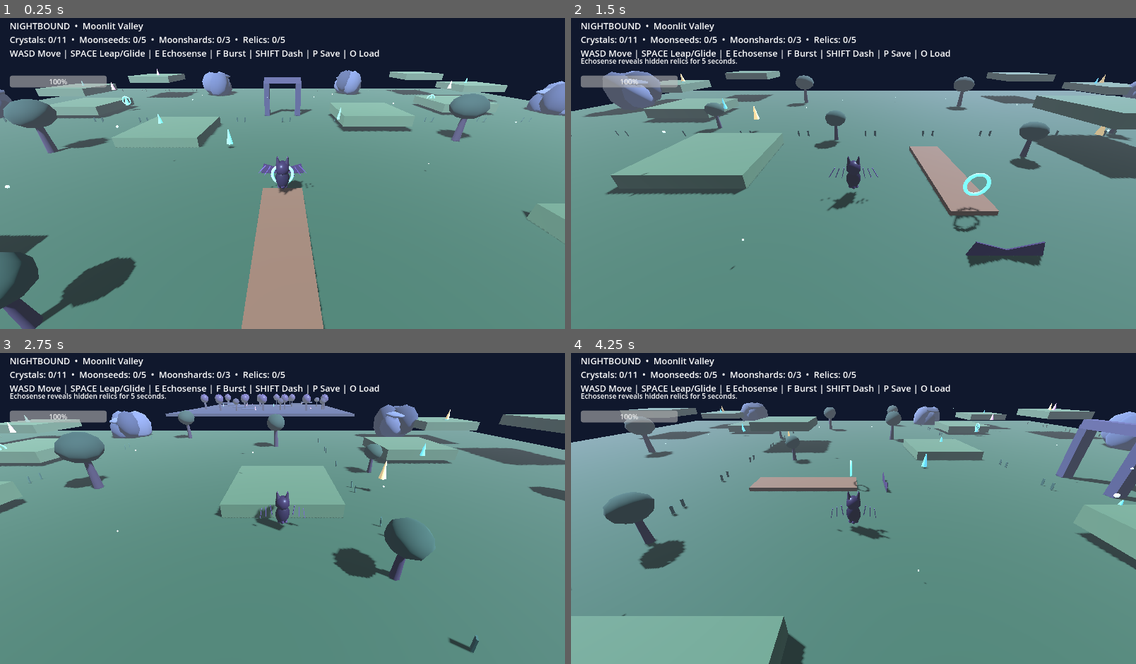
Above: before the commit, frames 1-4 (two rows, left to right).
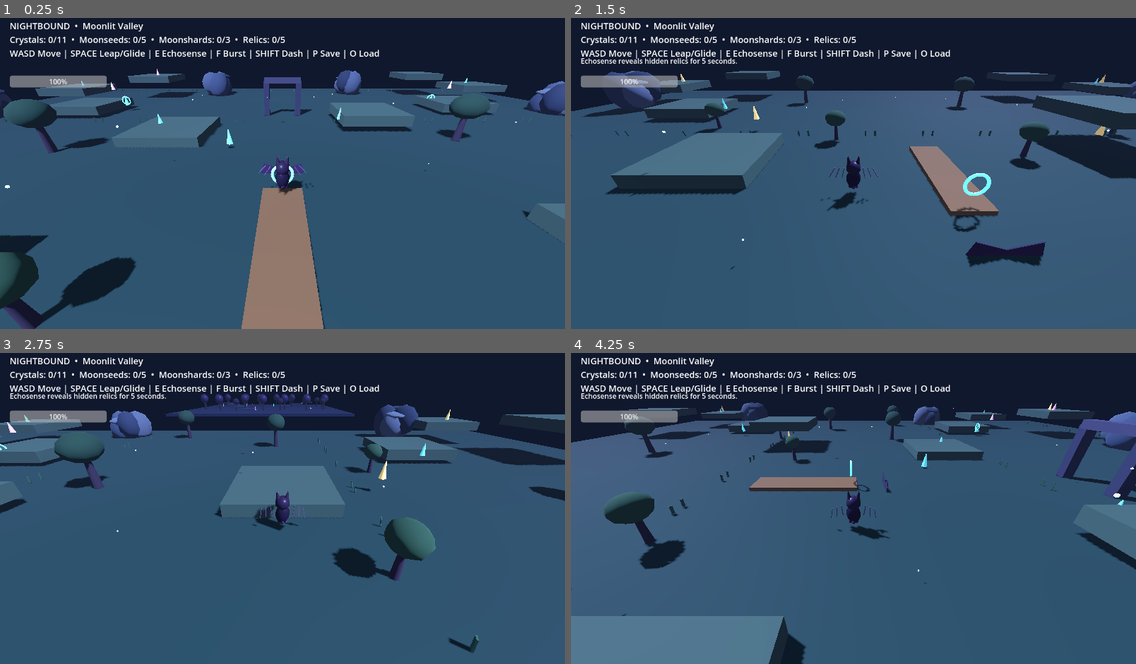
Above: after the commit, the same moments.

Repository: Dynamon91/nightbound
Game: Godot game, scene res://scenes/main.tscn
The game is run twice, just before and just after one commit, with the same random seed, the same clock (stepped at 60 frames per second) and the same inputs.
Inputs:
- Up to frame 1 (0.25 s): no input
- Up to frame 2 (1.5 s): hold D (move_right) 0.53-1.28 s; tap F (burst) at 0.6 s; tap Space (jump) at 0.77 s; hold S (move_back) from 1.28 s (still down); tap E (echosense) at 1.35 s
- Up to frame 3 (2.75 s): tap Space (jump) at 1.52 s; release S (move_back) at 2.03 s; hold D (move_right) from 2.03 s (still down); tap Shift (shadow_dash) at 2.1 s
- Up to frame 4 (4.25 s): release D (move_right) at 2.78 s; hold W (move_forward) 2.78-3.53 s; tap F (burst) at 2.85 s; tap Space (jump) at 3.02, 3.77 s; hold A (move_left) from 3.53 s (still down); tap E (echosense) at 3.6 s

The runs differ from the first frame. In frame 1, 74% of the frame differs, in the area x 0-100%, y 16-100%; in frame 2, 78%; in frame 3, 78%; in frame 4, 79%, in the area x 0-100%, y 15-100%.

Commit message:
art: deepen moonlit palette and add cool distance fog

Diff:
--- a/scripts/main.gd
+++ b/scripts/main.gd
@@ -104,10 +104,10 @@
 		mote_nodes.append(mote); mote_origins.append(p)
 func build_valley()->void:
 	build_motes(0,24,38,Color("#9ce9d9"))
-	var w:=WorldEnvironment.new(); var e:=Environment.new(); e. …(156 unchanged characters)… lor("#8195cf"); e.ambient_light_energy=.58; e.fog_enabled=true; e.fog_density=.008; w.environment=e; add_child(w)
+	var w:=WorldEnvironment.new(); var e:=Environment.new(); e. …(156 unchanged characters)… lor("#8195cf"); e.ambient_light_energy=.42; e.fog_enabled=true; e.fog_density=.012; e.fog_light_color=Color("#252d49"); e.fog_light_energy=.78; w.environment=e; add_child(w)
 	var light:=DirectionalLight3D.new(); light.rotation_degrees=Vector3(-48,-32,0); light.light_color=Color("#b8ccff"); light.light_energy=1.15; light.shadow_enabled=true; add_child(light)
-	box(Vector3(0,-.5,0),Vector3(100,1,100),Color("#416b43"),true)
-	for p in [Vector3(-12,.4,-9),Vector3(11,1.2,-14),Vector3(17 …(248 unchanged characters)… .2,42)]: box(p,Vector3(8,1.2,8),Color("#668b58"),true)
+	box(Vector3(0,-.5,0),Vector3(100,1,100),Color("#2f4d49"),true)
+	for p in [Vector3(-12,.4,-9),Vector3(11,1.2,-14),Vector3(17 …(248 unchanged characters)… .2,42)]: box(p,Vector3(8,1.2,8),Color("#506b5d"),true)
 	for p in [Vector3(-43,1.4,-17),Vector3(43,1.6,-20),Vector3(-41,2.4,28),Vector3(41,2.7,29),Vector3(-15,2,-39),Vector3(16,2.2,-41)]: cliff(p,3.3)
 	for p in [Vector3(-21,0,-4),Vector3(18,0,-7),Vector3(-33,0,8),Vector3(34,0,8),Vector3(-12,0,31),Vector3(15,0,34),Vector3(-40,0,-7),Vector3(41,0,-8)]: tree(p,1.15,Color("#31533f"))
 	for p in [Vector3(-8,0,10),Vector3(8,0,14),Vector3(-22,0,16),Vector3(22,0,18)]: tree(p,.72,Color("#3e6247"))
